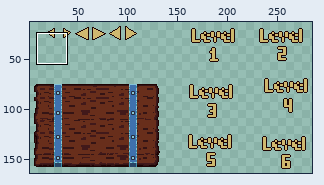
A pixel-art file gets an edit: Assets/Project/Art/Sprites/MainMenu/PlayMenu.aseprite. The picture above shows the old version from afar; the outline marks the close-up.
Close-up. Before the edit:
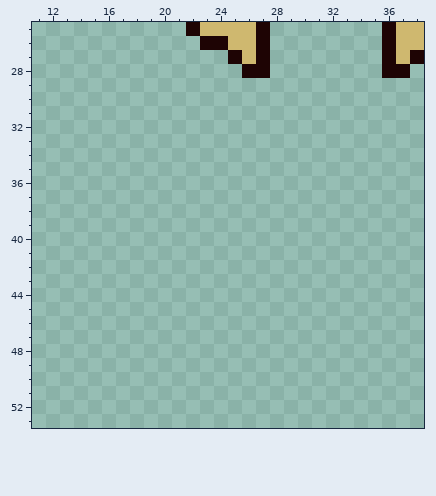
320x180 pixels, 1 frame. Shown: x 11..38, y 25..53. The wide view leaves out empty margins.
Once edited:
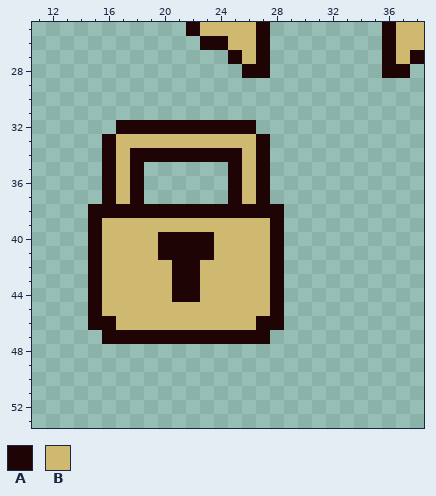
Palette (. is transparent): A #1e0404  B #cfb86f
Changes in this commit:
Changed rows in their new state; - is an unchanged pixel.
first column x 15:
32 --AAAAAAAAAA--
33 -ABBBBBBBBBBA-
34 -ABAAAAAAAABA-
35 -ABA------ABA-
36 -ABA------ABA-
37 -ABA------ABA-
38 AAAAAAAAAAAAAA
39 ABBBBBBBBBBBBA
40 ABBBBAAAABBBBA
41 ABBBBAAAABBBBA
42 ABBBBBAABBBBBA
43 ABBBBBAABBBBBA
44 ABBBBBAABBBBBA
45 ABBBBBBBBBBBBA
46 AABBBBBBBBBBAA
47 -AAAAAAAAAAAA-
Boxes around the changes in both close-ups, in picture pixels (x1, y1, x2, y2):
added: (88, 120, 284, 344)
